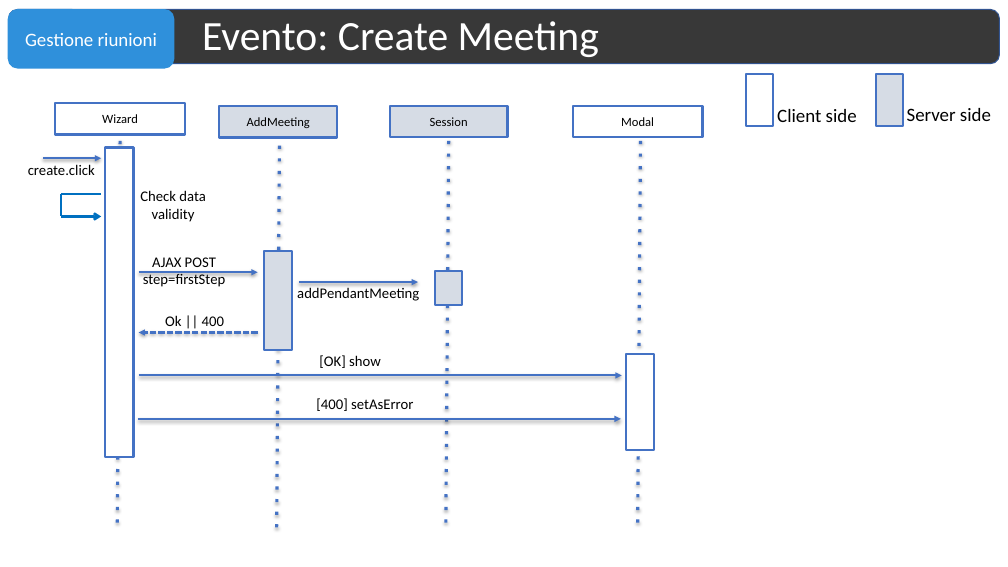
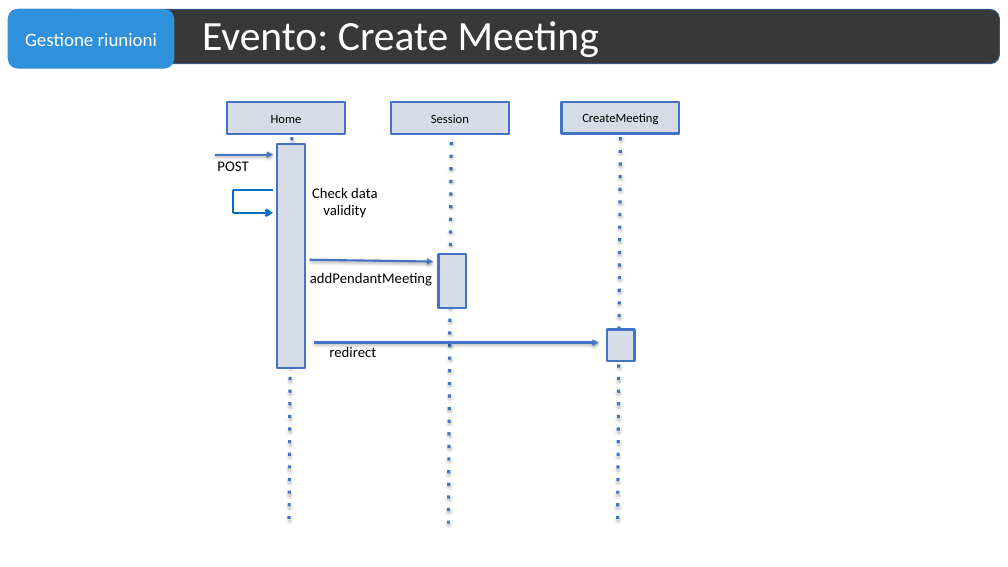
Before and after one commit to matteovisotto/EsameTIW, a slide deck: slide 16 of Documentazione.pptx. Drawn at 1008x567 pixels with LibreOffice and Linux fonts; fonts in the diff are those of the drawing. Boxes give left, top, right and bottom in pixels: in the first picture for what was removed or moved away, otherwise in the second. Text is boxed around its words. In the diff, an @@ line names an element or a change of style, - is before the commit and + after.

```diff
--- a/Documentazione.pptx
+++ b/Documentazione.pptx
@@ rectangle removed at <box>746,74,773,126</box> @@
@@ rectangle removed at <box>876,74,903,126</box> @@
@@ rectangle removed at <box>55,103,185,135</box> @@
-Wizard
@@ rectangle removed at <box>219,106,337,138</box> @@
-AddMeeting
@@ rectangle added at <box>227,102,345,134</box>, fill #D6DCE5, outline #4472C4 2 pt, 12 pt, text #000000 @@
+Home
@@ rectangle "Session": place and size @@
-rectangle "Session" at <box>390,106,508,138</box>
+rectangle "Session" at <box>391,102,509,134</box>
@@ rectangle added at <box>562,102,680,134</box>, fill #D6DCE5, outline #4472C4 2 pt, 12 pt, text #000000 @@
+CreateMeeting
@@ rectangle removed at <box>573,106,703,138</box> @@
-Modal
@@ text removed at <box>777,109,857,122</box> @@
-Client side
@@ text removed at <box>907,108,991,121</box> @@
-Server side
@@ rectangle: place and size @@
-rectangle at <box>105,147,133,457</box>
+rectangle at <box>277,144,305,368</box>
@@ rectangle at <box>277,144,305,368</box>: fill #FFFFFF to #D6DCE5 @@
@@ line removed from (640, 141) to (638, 524) @@
@@ text at <box>217,161,248,171</box>: text changed @@
-create.click
+POST
@@ 5 lines, 2 arrows, 1 text: place and size @@
-5 lines, 2 arrows, 1 text at <box>43,141,449,529</box>
+5 lines, 2 arrows, 1 text at <box>215,138,621,526</box>
@@ text removed at <box>143,257,226,287</box> @@
-AJAX POST
-step=firstStep
@@ text "addPendantMeeting": place and size @@
-text "addPendantMeeting" at <box>297,286,419,301</box>
+text "addPendantMeeting" at <box>310,272,432,286</box>
@@ arrow moved from (299, 282) - (418, 282) to (310, 260) - (433, 262) @@
@@ rectangle: place and size @@
-rectangle at <box>435,271,462,305</box>
+rectangle at <box>439,254,466,309</box>
@@ text removed at <box>165,315,224,326</box> @@
-Ok || 400
@@ arrow removed from (258, 333) to (138, 333) @@
@@ arrow moved from (138, 272) - (258, 272) to (315, 343) - (599, 343) @@
@@ text at <box>329,346,376,357</box>: text changed @@
-[OK] show
+redirect
@@ rectangle: place and size @@
-rectangle at <box>265,251,292,350</box>
+rectangle at <box>607,330,634,361</box>
@@ rectangle removed at <box>626,354,654,450</box> @@
@@ arrow removed from (138, 376) to (622, 376) @@
@@ arrow removed from (138, 419) to (621, 419) @@
@@ text removed at <box>316,398,413,411</box> @@
-[400] setAsError
```
Also in this commit, not shown: 3 other slides changed, 3 slides added, 3 slides removed, 1 other file.
